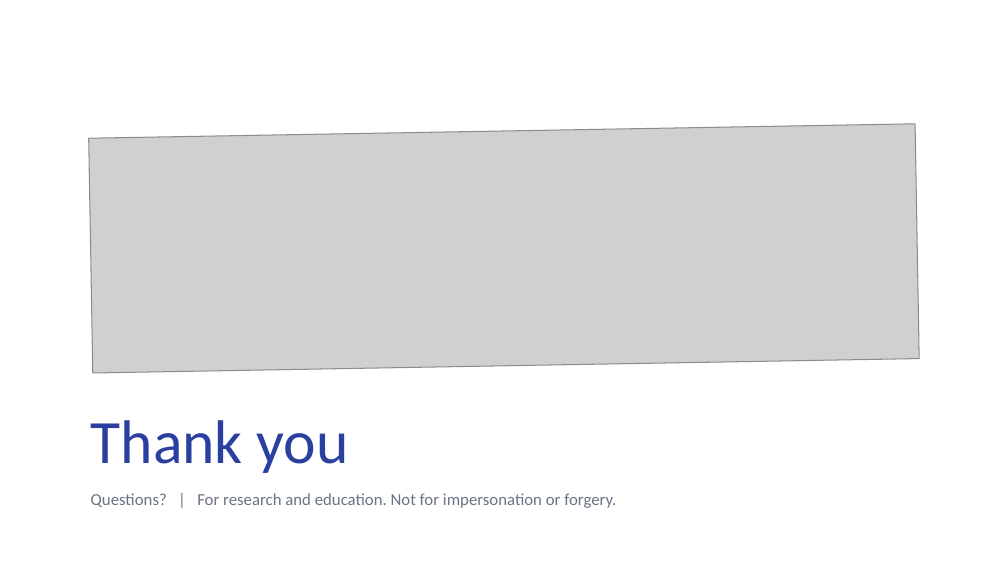
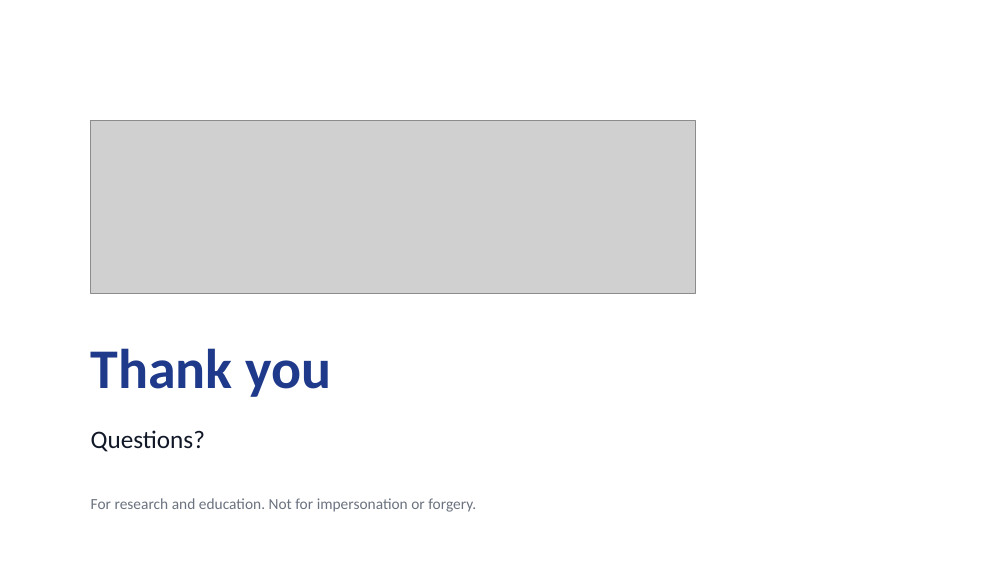
Before and after one commit to choudharyyuvraj/SYNGEN, a slide deck: slide 9 of docs/Ink2Learn_Presentation.pptx. Drawn at 1008x567 pixels with LibreOffice and Linux fonts; fonts in the diff are those of the drawing; grey boxes stand for pictures; background and template pictures are left out. Boxes give left, top, right and bottom in pixels: in the first picture for what was removed or moved away, otherwise in the second. Text is boxed around its words. In the diff, an @@ line names an element or a change of style, - is before the commit and + after.

```diff
--- a/docs/Ink2Learn_Presentation.pptx
+++ b/docs/Ink2Learn_Presentation.pptx
@@ picture at <box>91,121,696,293</box>: rotation 359 to 0 degrees @@
@@ text "Thank you": place and size @@
-text "Thank you" at <box>91,420,349,473</box>
+text "Thank you" at <box>91,348,331,397</box>
@@ text "Thank you" at <box>91,348,331,397</box>: size 44 to 40 pt, text colour #2B3FA0 to #1F3A8A, bold on; vertical alignment middle to top @@
@@ text added at <box>91,430,205,452</box>, 18 pt, text #111827 @@
+Questions?
@@ text at <box>91,498,476,512</box>: text changed; size 12 to 11 pt; text colour #6B7385 to #6B7280 @@
-Questions? | For research and education. Not for impersonation or forgery.
+For research and education. Not for impersonation or forgery.
```
Also in this commit, not shown: 7 other slides changed, 1 slide added, 1 slide removed.
